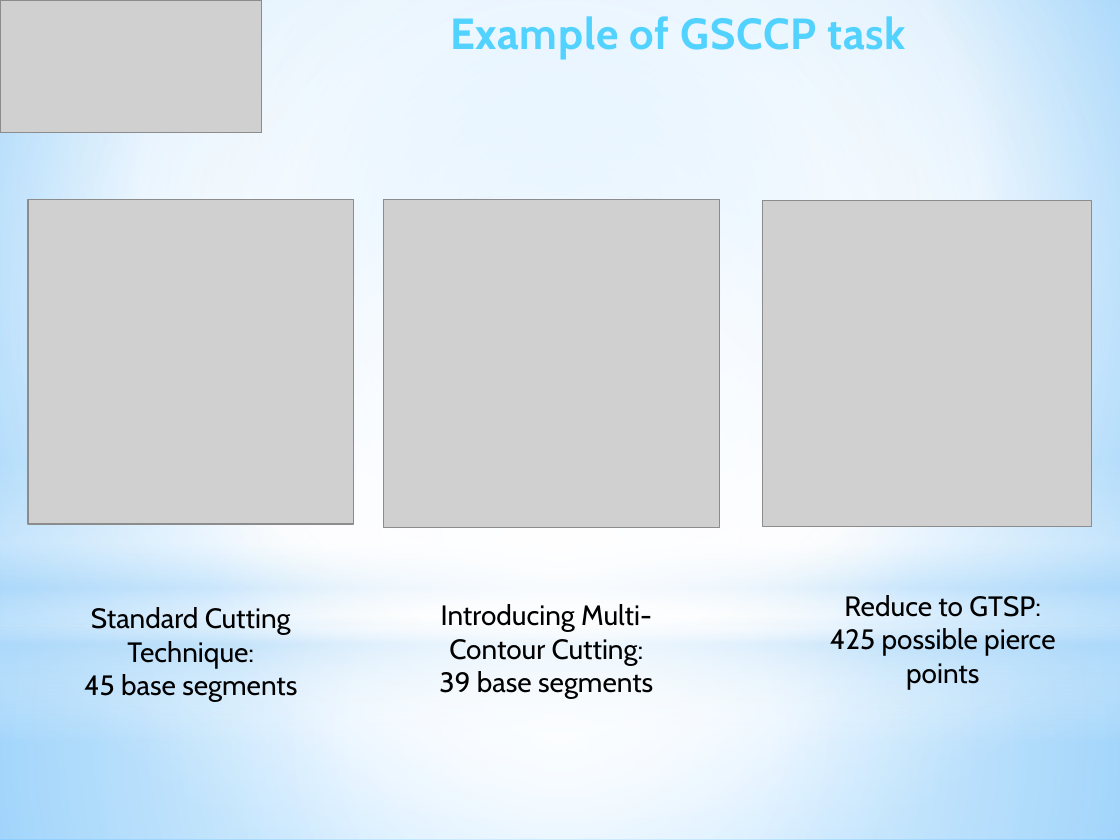
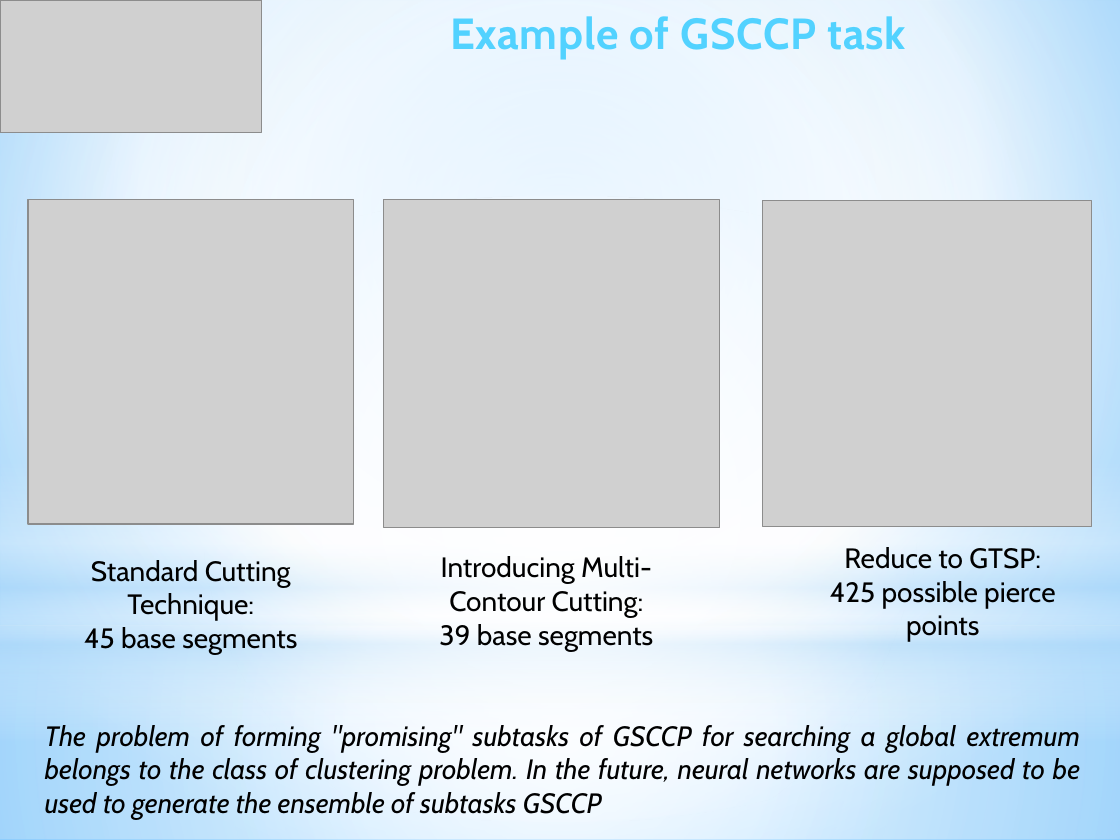
Before and after one commit to ukoloff/LaTeX, a slide deck: slide 9 of 2024/iGSCCP.pptx. Drawn at 1120x840 pixels with LibreOffice and Linux fonts; fonts in the diff are those of the drawing; grey boxes stand for pictures. Boxes give left, top, right and bottom in pixels: in the first picture for what was removed or moved away, otherwise in the second. Text is boxed around its words. In the diff, an @@ line names an element or a change of style, - is before the commit and + after.

```diff
--- a/2024/iGSCCP.pptx
+++ b/2024/iGSCCP.pptx
@@ 3 texts: place and size @@
-3 texts at (84,595,1055,702)
+3 texts at (84,547,1055,654)
@@ text added at (45,725,1080,819), 18 pt, text #000000, italic @@
+The problem of forming "promising" subtasks of GSCCP for searching a global extremum belongs to the class of clustering problem. In the future, neural networks are supposed to be used to generate the ensemble of subtasks GSCCP
```
Also in this commit, not shown: 2 other slides changed, 1 slide added, 9 slides removed.
